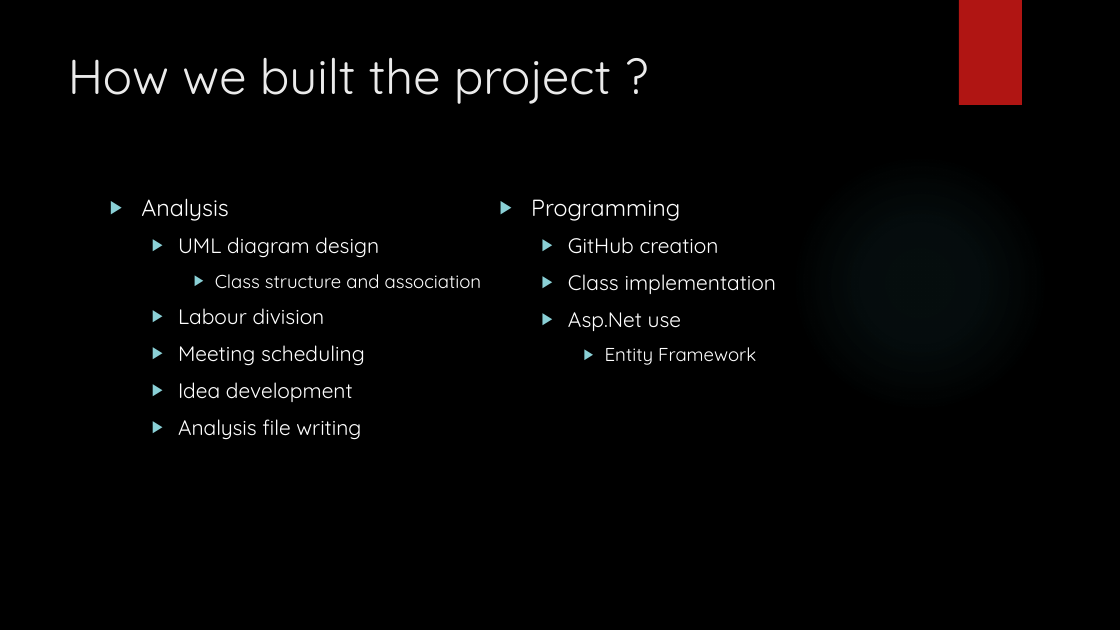
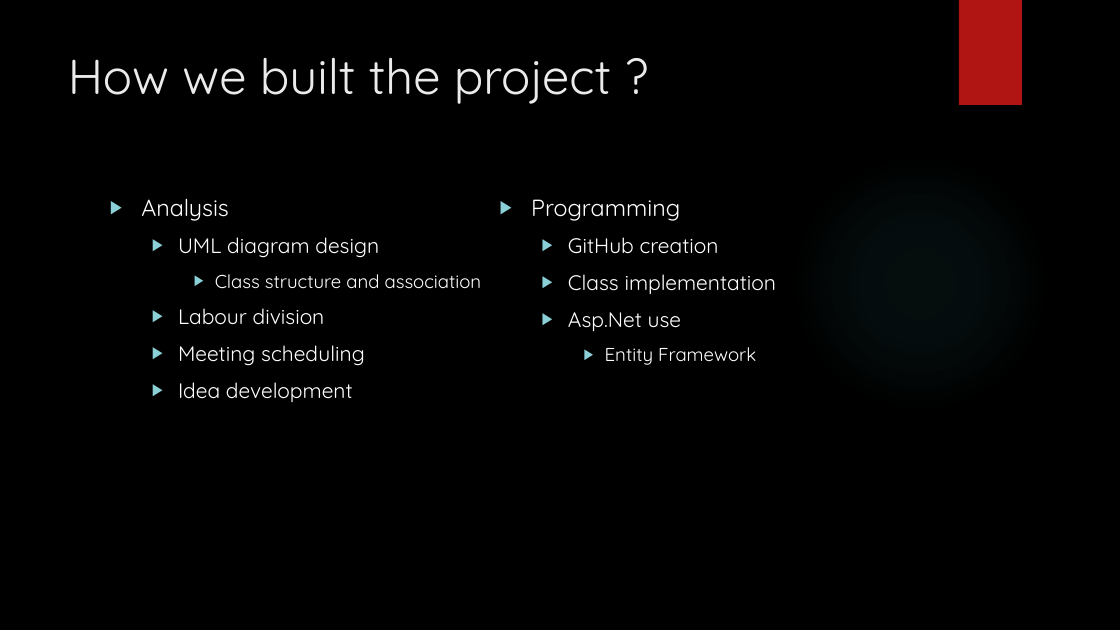
Before and after one commit to Tisax190/CoVoiturage, a slide deck: slide 3 of Carpooling.pptx. Drawn at 1120x630 pixels with LibreOffice and Linux fonts; fonts in the diff are those of the drawing; background and template pictures are left out. Boxes give left, top, right and bottom in pixels: in the first picture for what was removed or moved away, otherwise in the second. Text is boxed around its words. In the diff, an @@ line names an element or a change of style, - is before the commit and + after.

```diff
--- a/Carpooling.pptx
+++ b/Carpooling.pptx
@@ text at [178,419,361,440]: paragraph removed @@
-  ▶ Analysis file writing
```
Also in this commit, not shown: 1 other slide changed, 1 slide added.
